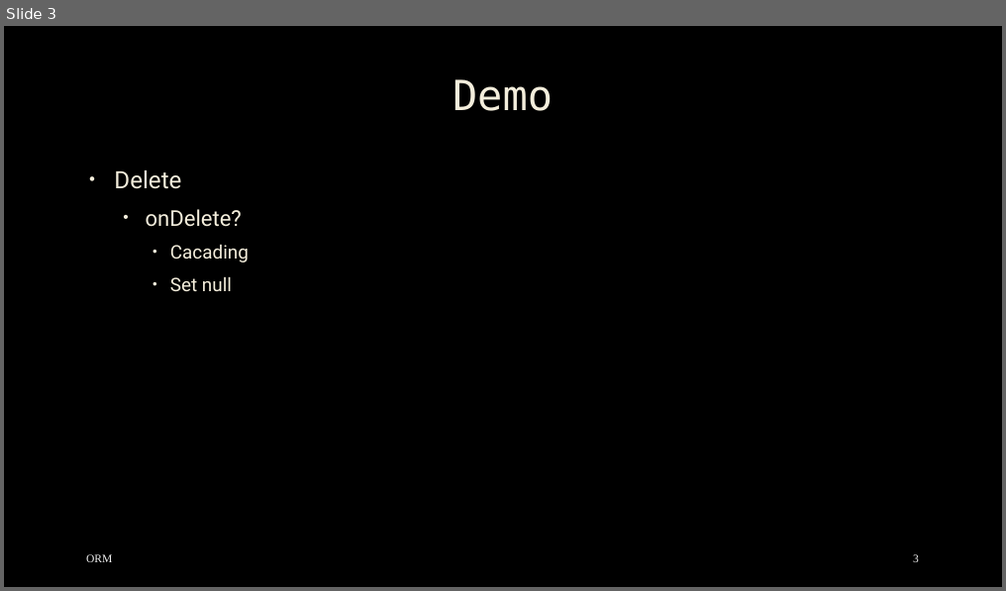
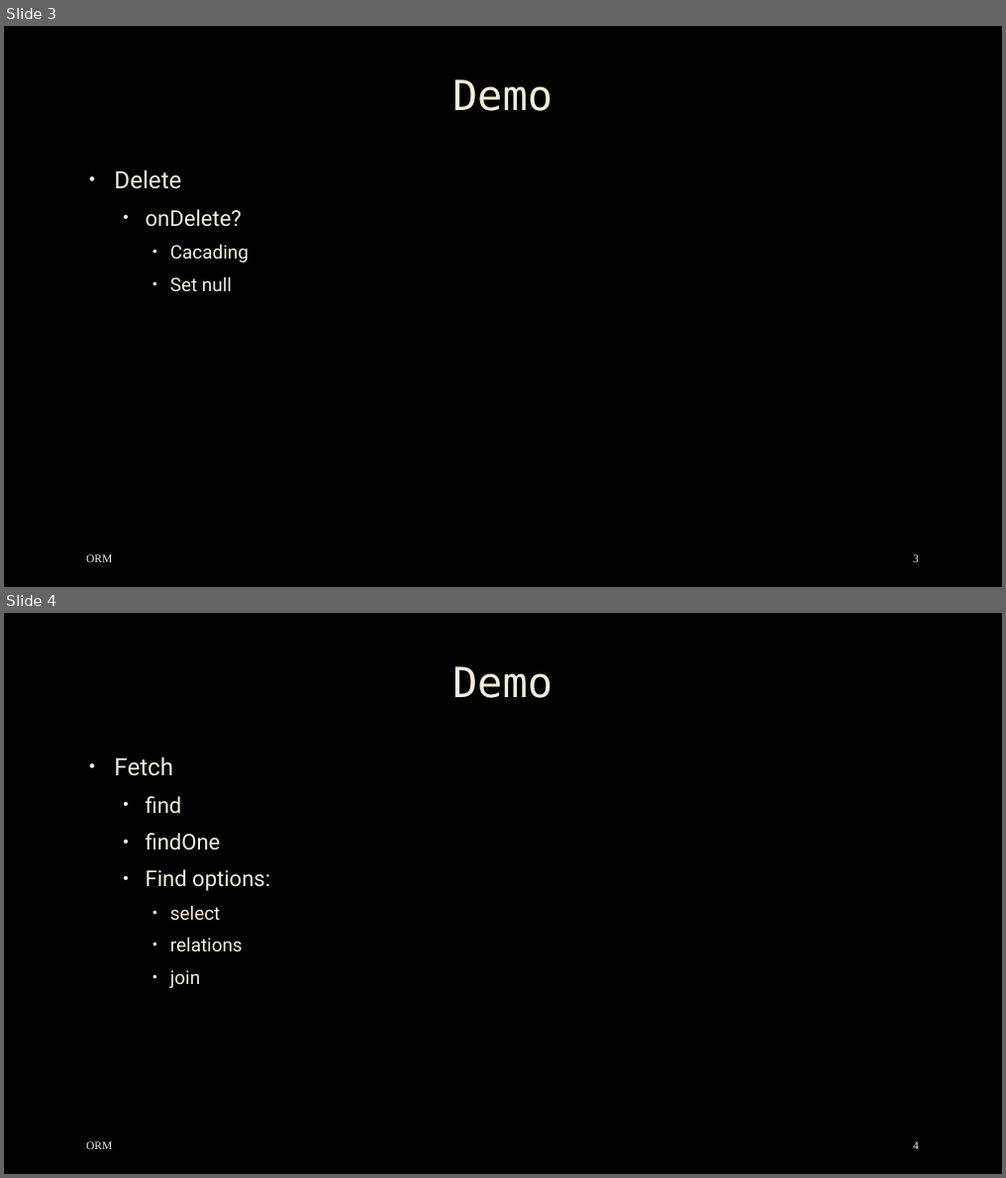
Before and after one commit to mostafa8026/nestjs-course, a slide deck: orm/orm-03.pptx. Shown one above the other, each under a label of ours: slide 3 before the commit, slides 3 and 4 after it. The pictures are 1006x591 and 1006x1178 pixels, drawn with LibreOffice and Linux fonts; fonts in the diff are those of the drawing; background and template pictures are left out. Boxes give left, top, right and bottom in pixels: in the first picture for what was removed or moved away, otherwise in the second. Text is boxed around its words. In the diff, an @@ line names an element or a change of style, - is before the commit and + after.

```diff
--- a/orm/orm-03.pptx
+++ b/orm/orm-03.pptx
@@ slide 4 added at box(4, 613, 1002, 1174), background picture (left out) @@
@@ title added at box(452, 666, 552, 698), 40 pt, text #F4EEDC @@
+Demo
@@ text added at box(114, 758, 270, 988), 21 pt, text #F4EEDC @@
+• Fetch
+  • find
+  • findOne
+  • Find options:
+    • select
+    • relations
+    • join
@@ text added at box(86, 1142, 112, 1150), 11 pt, text #F2F2F2 @@
+ORM
@@ page number added at box(913, 1142, 919, 1150), 11 pt, text #F2F2F2 @@
+4
```
Also in this commit, not shown: 1 slide changed, 2 other slides added.
